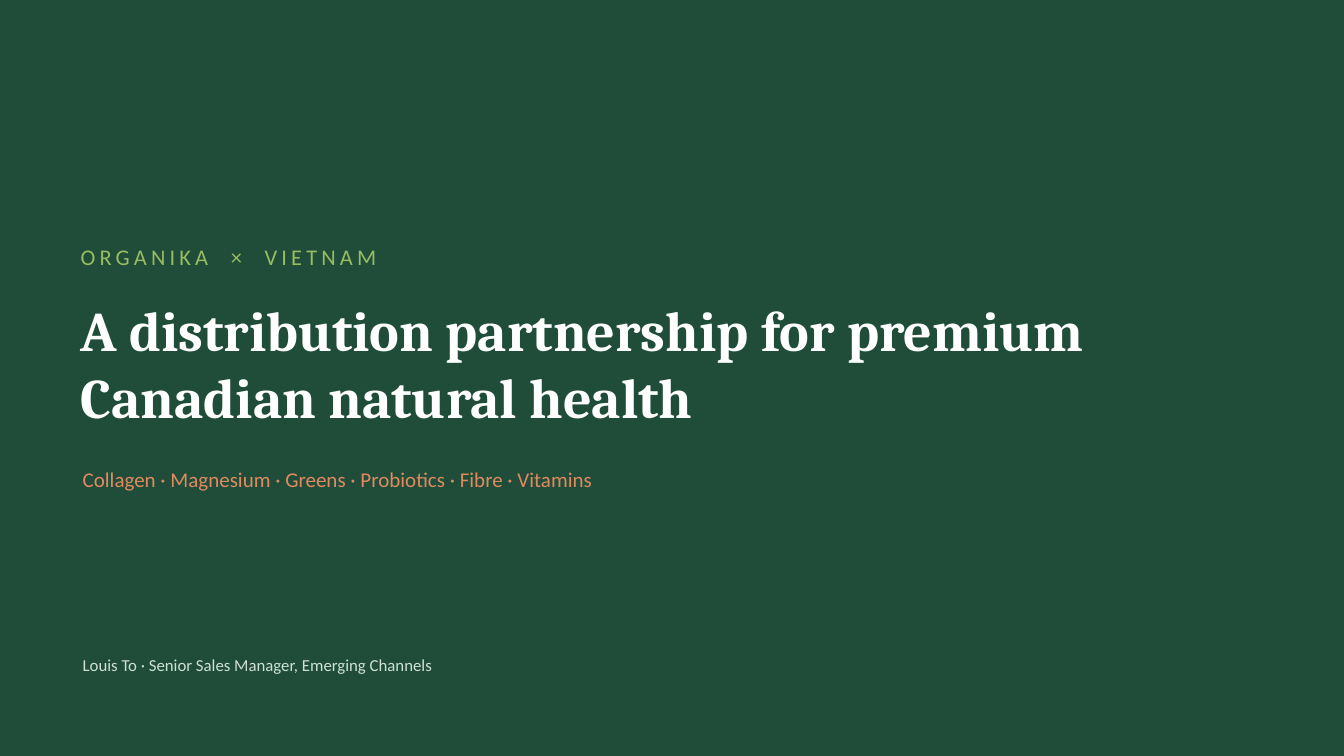
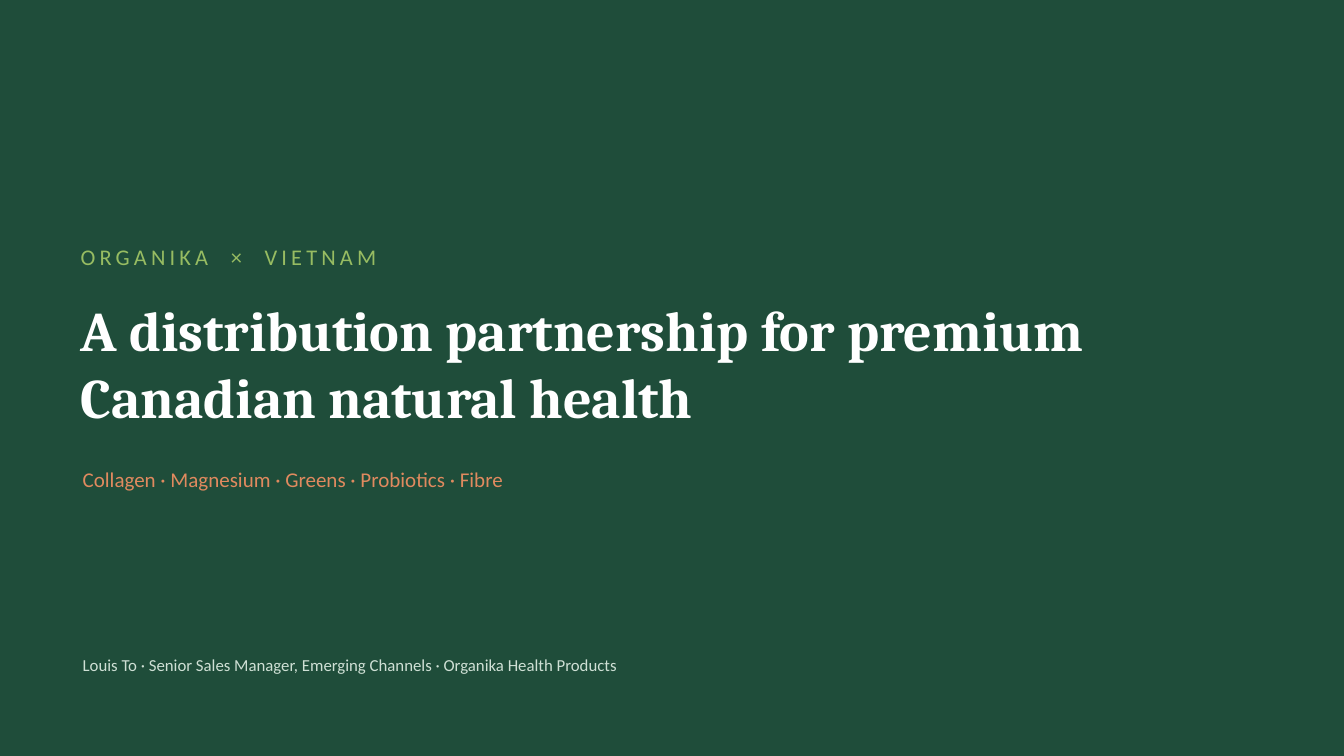
Before and after one commit to louisnto-cloud/my-first-project, a slide deck: slide 1 of vietnam-distributor-pitch.pptx. Drawn at 1344x756 pixels with LibreOffice and Linux fonts; fonts in the diff are those of the drawing. Boxes give left, top, right and bottom in pixels: in the first picture for what was removed or moved away, otherwise in the second. Text is boxed around its words. In the diff, an @@ line names an element or a change of style, - is before the commit and + after.

```diff
--- a/vietnam-distributor-pitch.pptx
+++ b/vietnam-distributor-pitch.pptx
@@ text at <box>83,472,503,491</box>: text changed @@
-Collagen · Magnesium · Greens · Probiotics · Fibre · Vitamins
+Collagen · Magnesium · Greens · Probiotics · Fibre
@@ text at <box>83,659,617,674</box>: text changed @@
-Louis To · Senior Sales Manager, Emerging Channels
+Louis To · Senior Sales Manager, Emerging Channels · Organika Health Products
```
Also in this commit, not shown: 9 other slides changed.
